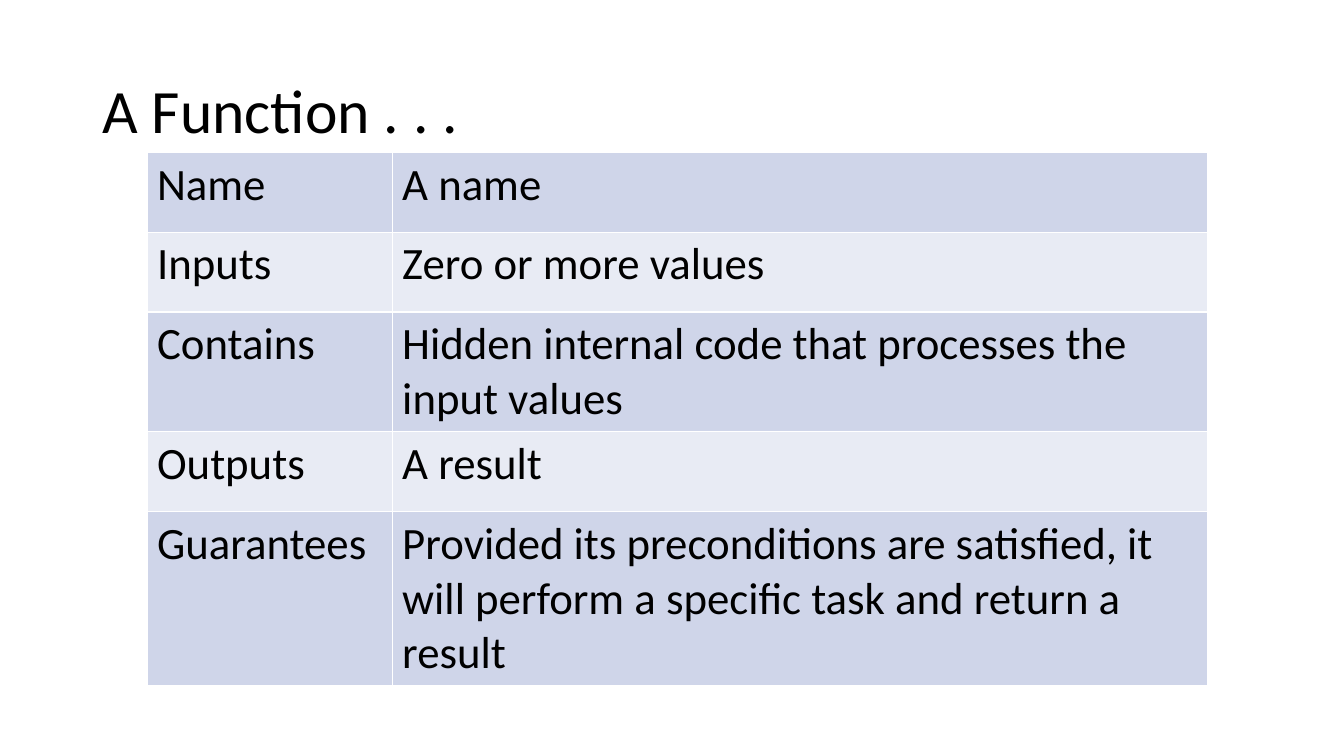
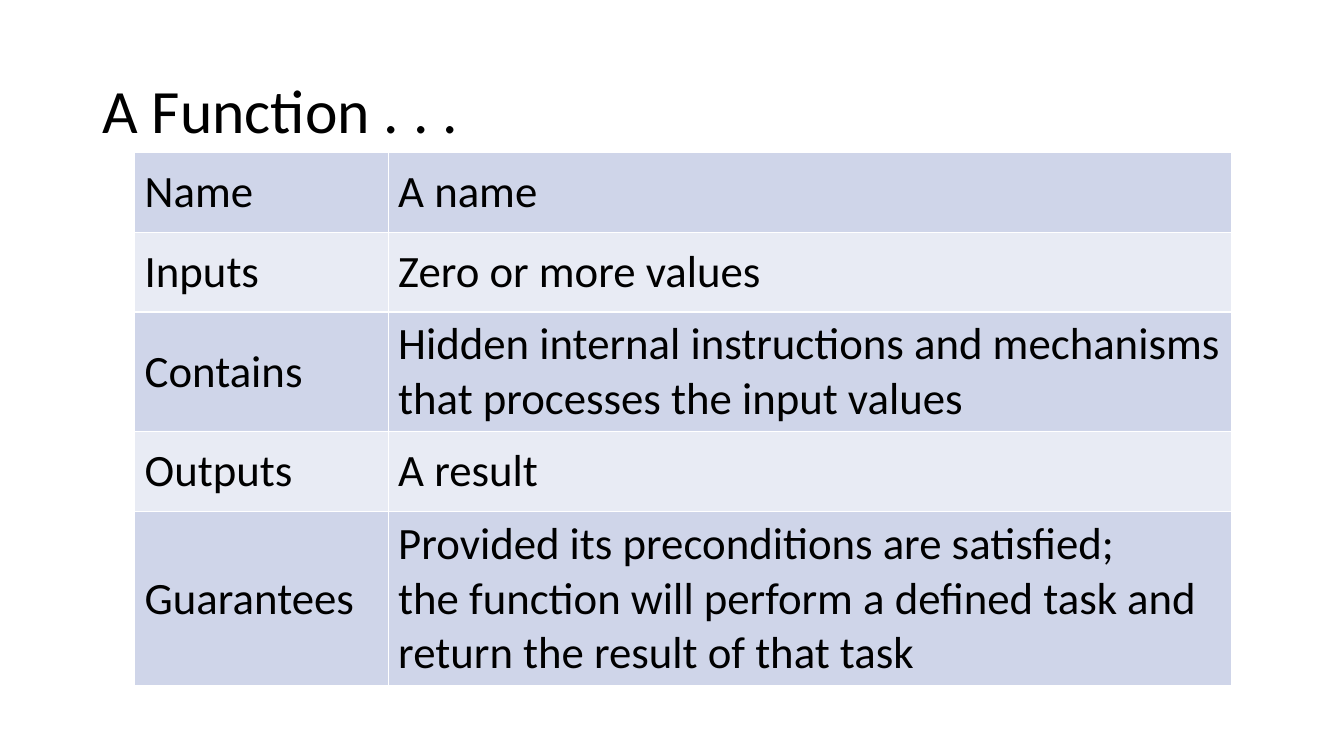
Before and after one commit to greenspangle/LIN7077_Humanities, a slide deck: slide 7 of w2_functions/lesson/w2_functions.pptx. Drawn at 1344x756 pixels with LibreOffice and Linux fonts; fonts in the diff are those of the drawing. Boxes give left, top, right and bottom in pixels: in the first picture for what was removed or moved away, otherwise in the second. Text is boxed around its words. In the diff, an @@ line names an element or a change of style, - is before the commit and + after.

```diff
--- a/w2_functions/lesson/w2_functions.pptx
+++ b/w2_functions/lesson/w2_functions.pptx
@@ table at (135, 152, 1233, 682) @@
-row 3, column 2: Hidden internal code that processes the input values
+row 3, column 2: Hidden internal instructions and mechanisms that processes the input values
-row 5, column 2: Provided its preconditions are satisfied, it will perform a specific task and return a result
+row 5, column 2: Provided its preconditions are satisfied; / the function will perform a defined task and return the result of that task
@@ table: place and size @@
-table at (147, 152, 1208, 682)
+table at (135, 152, 1233, 682)
```
Also in this commit, not shown: 5 other slides changed, 16 other files.
